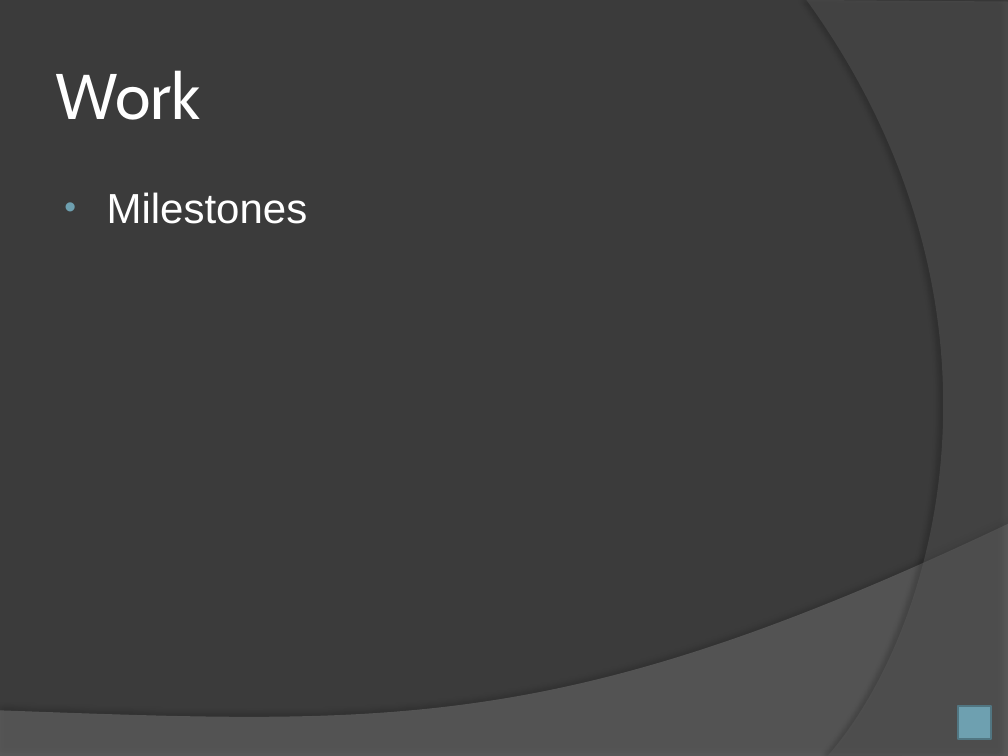
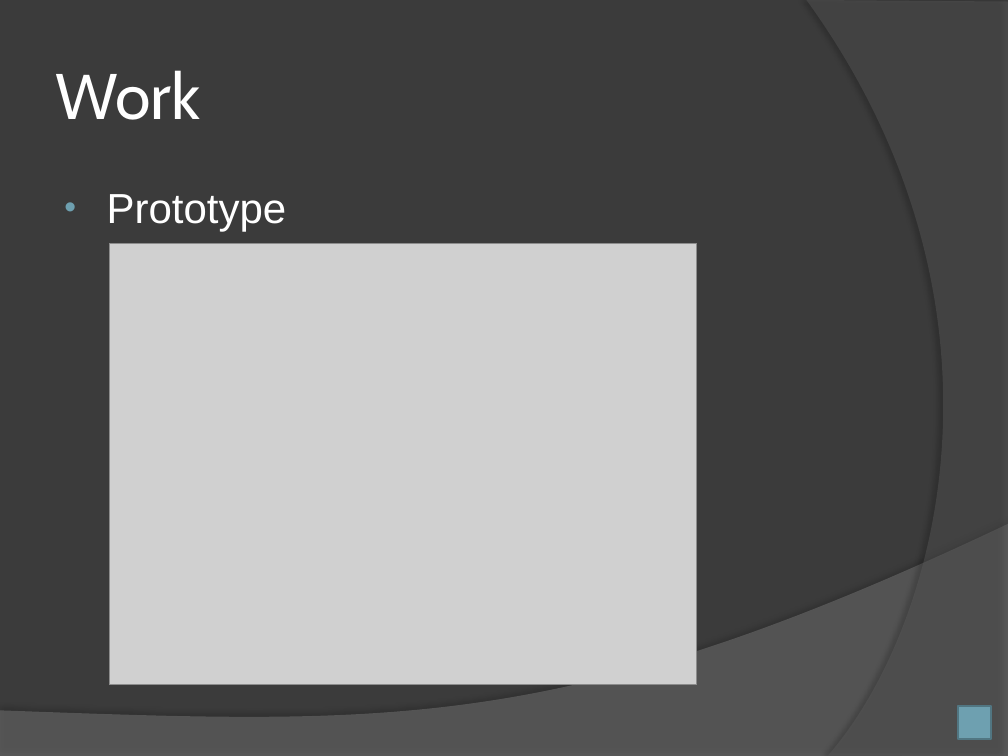
Before and after one commit to Simmz64/EmbeddedProject, a slide deck: slide 7 of SimonGollbo_EmbeddedProject_Final.pptx (slide 5 before the commit). Drawn at 1008x756 pixels with LibreOffice and Linux fonts; fonts in the diff are those of the drawing; grey boxes stand for pictures. Boxes give left, top, right and bottom in pixels: in the first picture for what was removed or moved away, otherwise in the second. Text is boxed around its words. In the diff, an @@ line names an element or a change of style, - is before the commit and + after.

```diff
--- a/SimonGollbo_EmbeddedProject_Final.pptx
+++ b/SimonGollbo_EmbeddedProject_Final.pptx
@@ text at (107, 194, 287, 231): text changed @@
-• Milestones
+• Prototype
@@ picture added at (109, 244, 697, 685) @@
```
Also in this commit, not shown: 5 other slides changed, 6 slides added.
